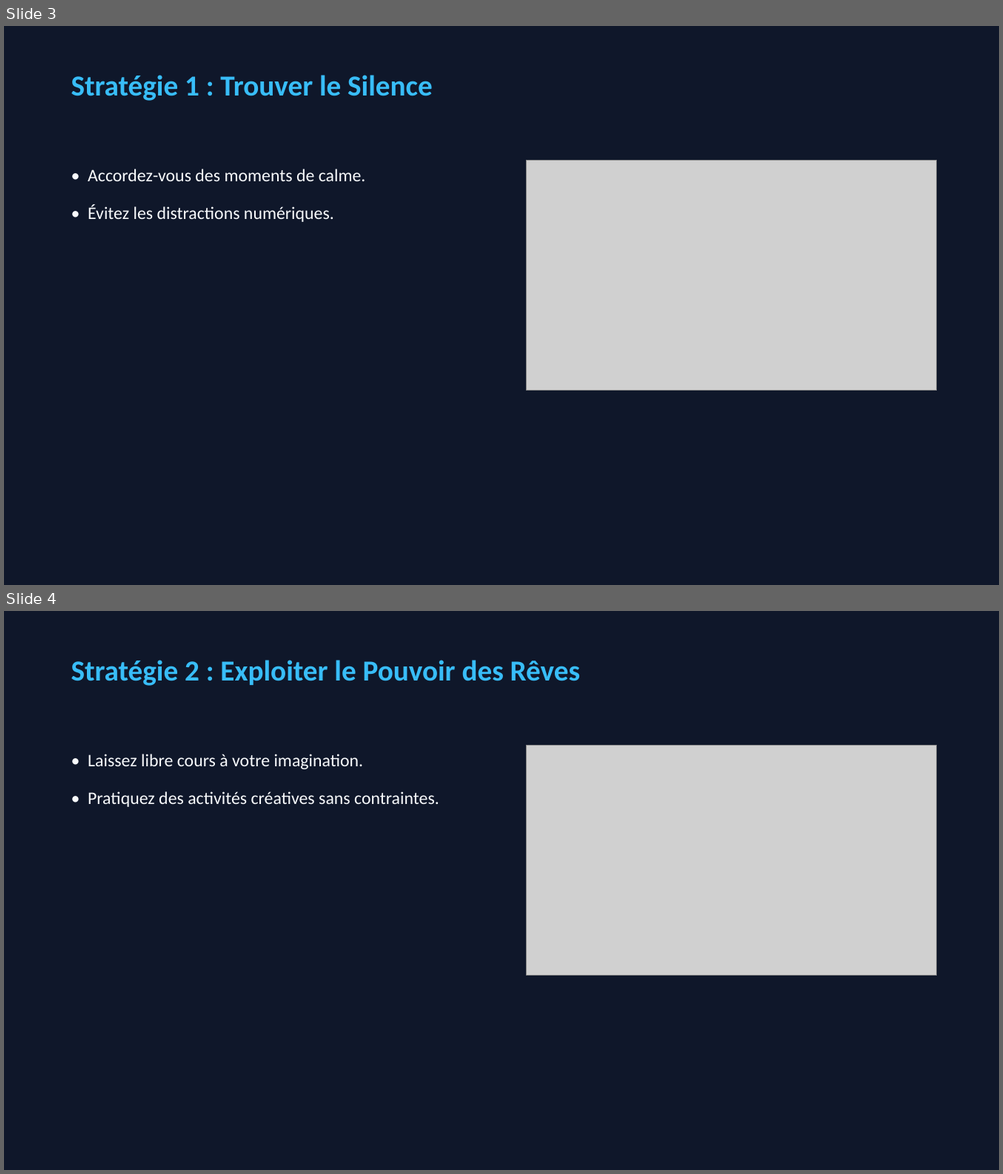
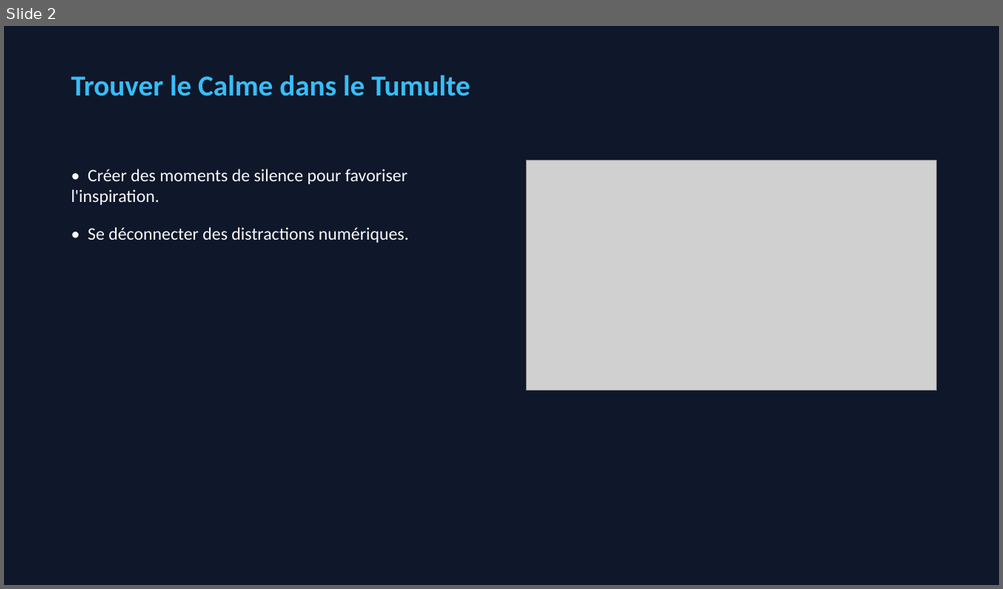
Before and after one commit to caroheymes/video-2-powerpoint-and-more, a slide deck: demo/output/presentation.pptx. Shown one above the other, each under a label of ours: slides 3 and 4 before the commit, slide 2 after it. The pictures are 1003x1174 and 1003x589 pixels, drawn with LibreOffice and Linux fonts; fonts in the diff are those of the drawing; grey boxes stand for pictures. Boxes give left, top, right and bottom in pixels: in the first picture for what was removed or moved away, otherwise in the second. Text is boxed around its words. In the diff, an @@ line names an element or a change of style, - is before the commit and + after.

```diff
--- a/demo/output/presentation.pptx
+++ b/demo/output/presentation.pptx
@@ slide 4 removed at <box>4,611,999,1170</box>, background #0F172A @@
@@ text removed at <box>71,660,580,686</box> @@
-Stratégie 2 : Exploiter le Pouvoir des Rêves
@@ text removed at <box>88,754,439,807</box> @@
-• Laissez libre cours à votre imagination.
-• Pratiquez des activités créatives sans contraintes.
@@ picture removed at <box>526,745,936,976</box> @@
@@ what was slide 3 is now slide 2 @@
@@ slide 2 changed as well @@
@@ text at <box>71,75,470,96</box>: text changed @@
-Stratégie 1 : Trouver le Silence
+Trouver le Calme dans le Tumulte
@@ text at <box>71,169,409,243</box>: text changed @@
-• Accordez-vous des moments de calme.
-• Évitez les distractions numériques.
+• Créer des moments de silence pour favoriser l'inspiration.
+• Se déconnecter des distractions numériques.
```
Also in this commit, not shown: 1 slide added, 5 other slides removed, 6 other files.
